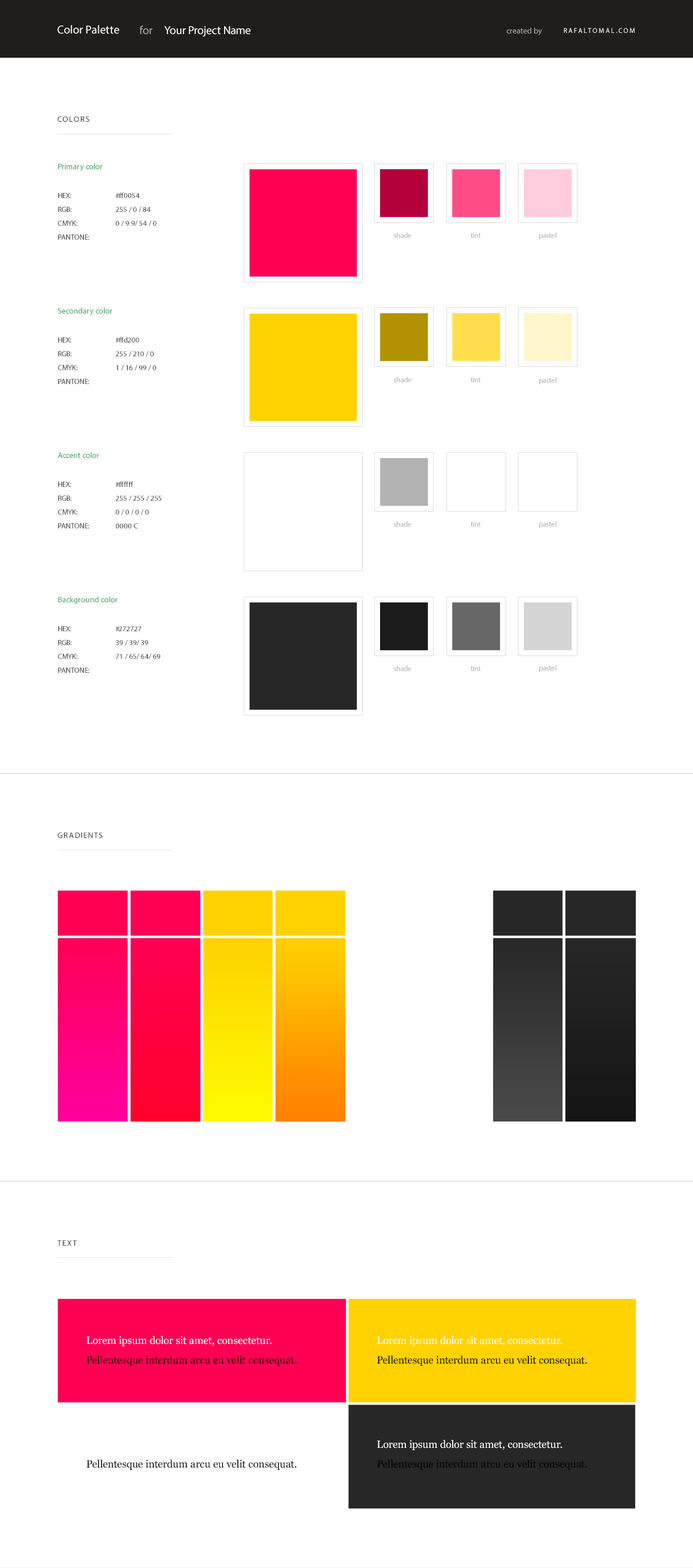
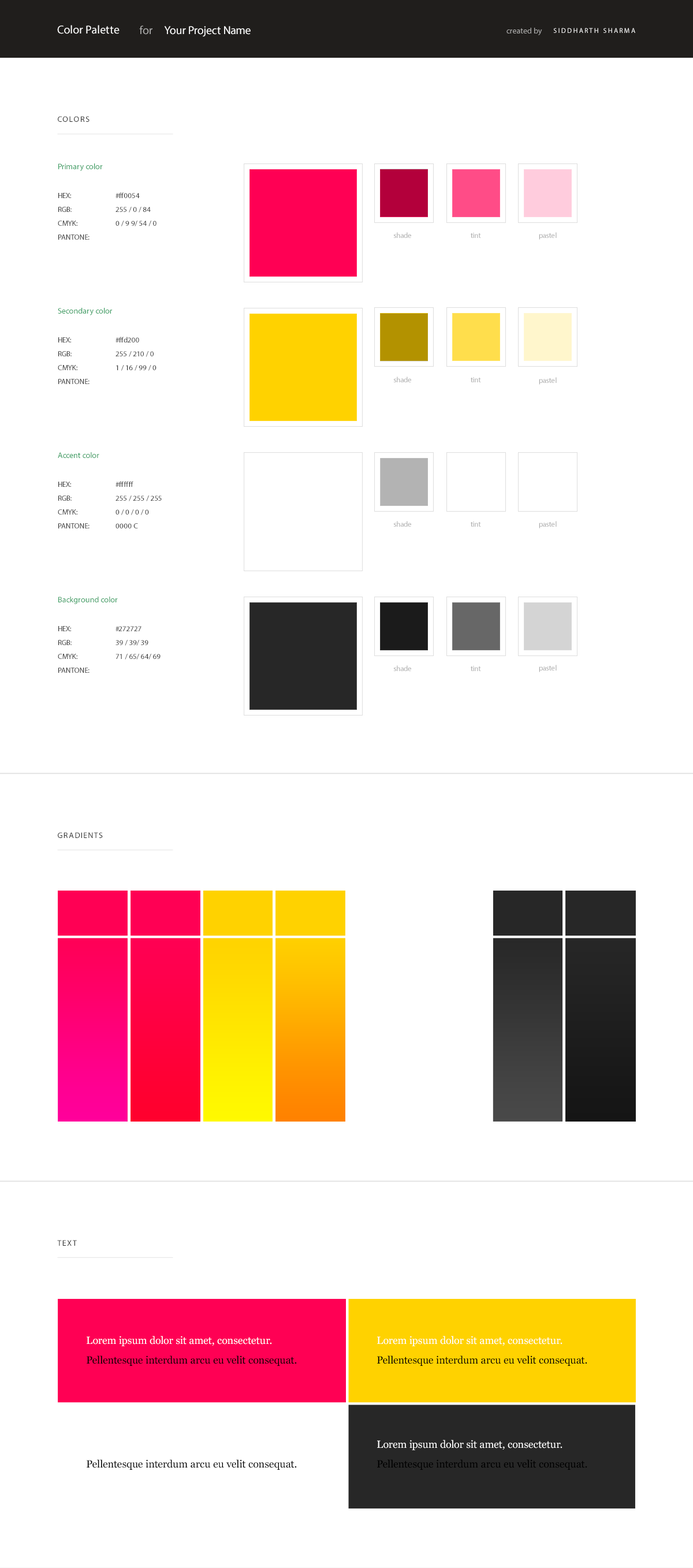
Revision of a layered 693px x 1568px image; what changed, layer by layer:
renamed "RafalTomal.com" to "SIDDHARTH SHARMA", painted on it over (553, 27, 636, 33)
